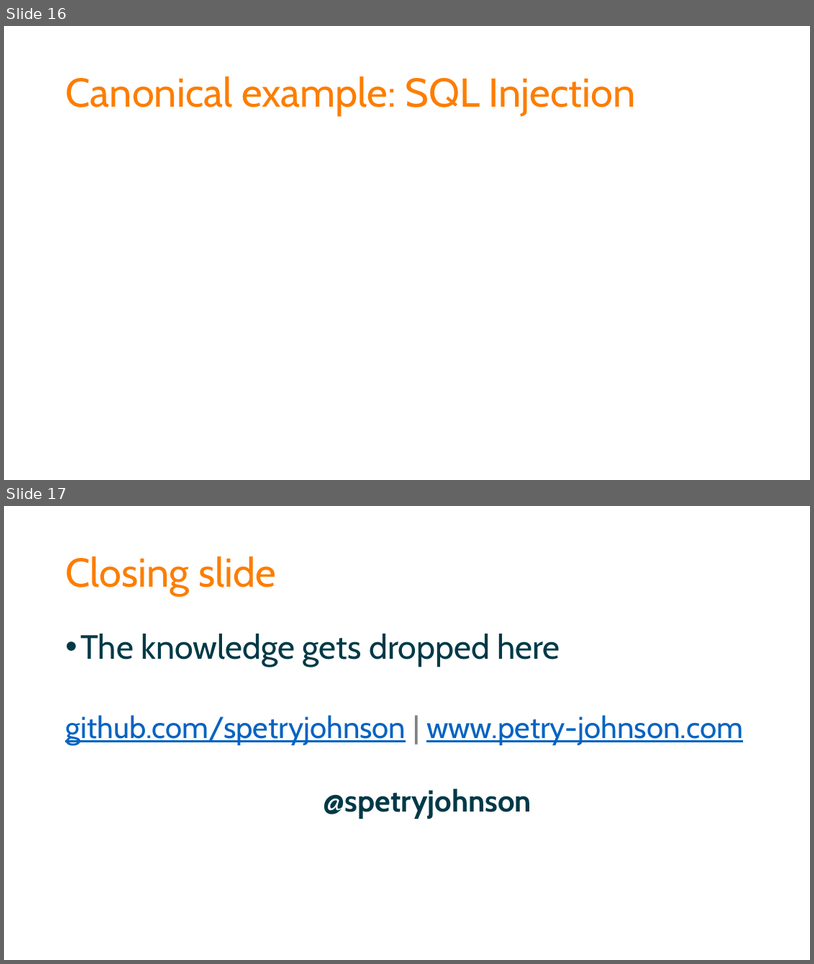
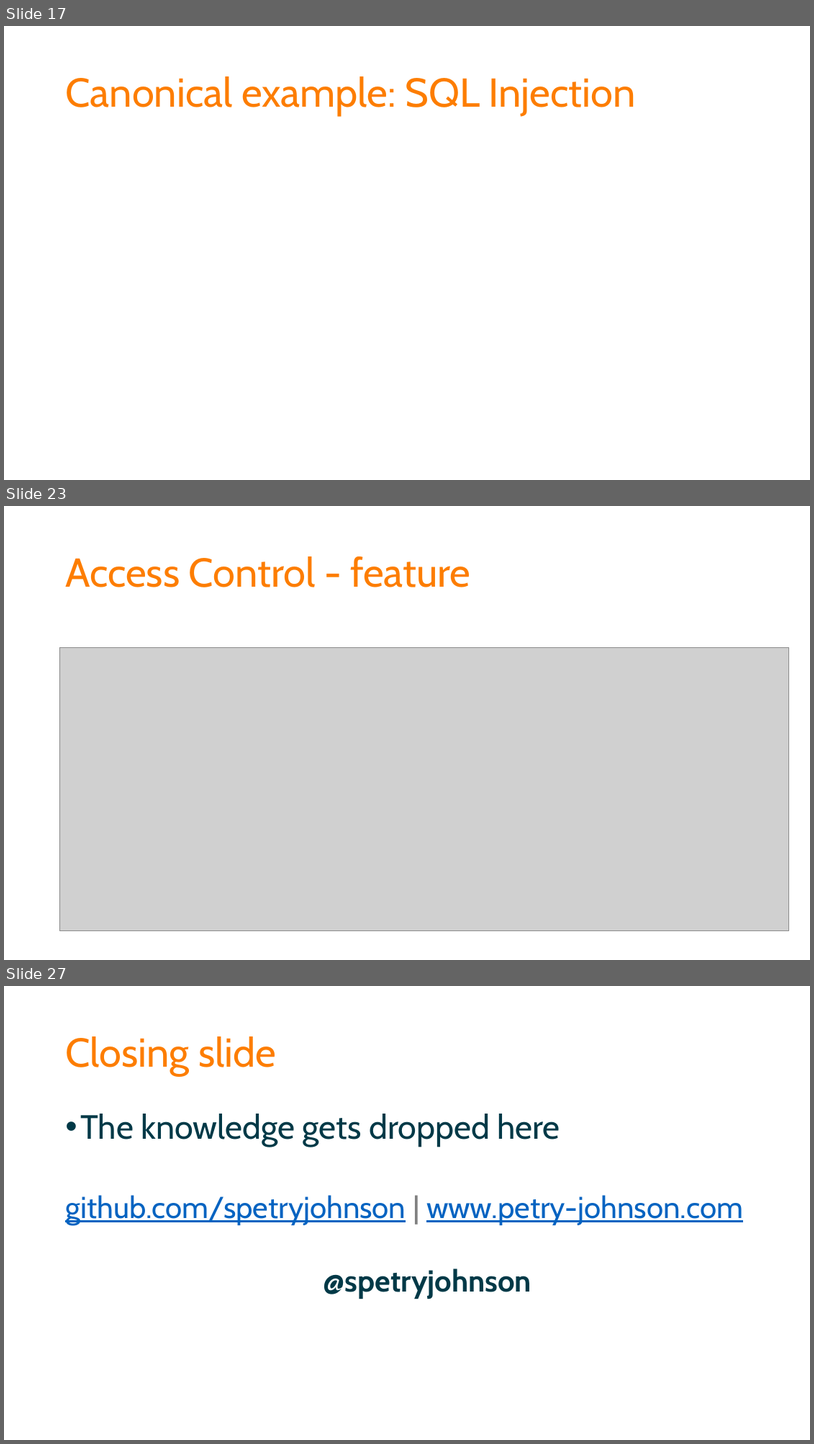
Before and after one commit to spetryjohnson/Talk---Dont-Write-Secure-Code-Design-Secure-Systems, a slide deck: Secure Systems - CodeMash 2017.pptx. Shown one above the other, each under a label of ours: slides 16 and 17 before the commit, slides 17, 23 and 27 after it; the slides between them are not shown. The pictures are 814x964 and 814x1444 pixels, drawn with LibreOffice and Linux fonts; fonts in the diff are those of the drawing; grey boxes stand for pictures. Boxes give left, top, right and bottom in pixels: in the first picture for what was removed or moved away, otherwise in the second. Text is boxed around its words. In the diff, an @@ line names an element or a change of style, - is before the commit and + after.

```diff
--- a/Secure Systems - CodeMash 2017.pptx
+++ b/Secure Systems - CodeMash 2017.pptx
@@ slide 23 added at [4, 506, 810, 960], background #FFFFFF @@
@@ title added at [65, 556, 471, 587], 48 pt, text #FD7D00 @@
+Access Control - feature
@@ picture added at [59, 648, 790, 931] @@
@@ what was slide 16 is now slide 17 @@
@@ what was slide 17 is now slide 27 @@
```
Also in this commit, not shown: 9 other slides added, 1 other file.
